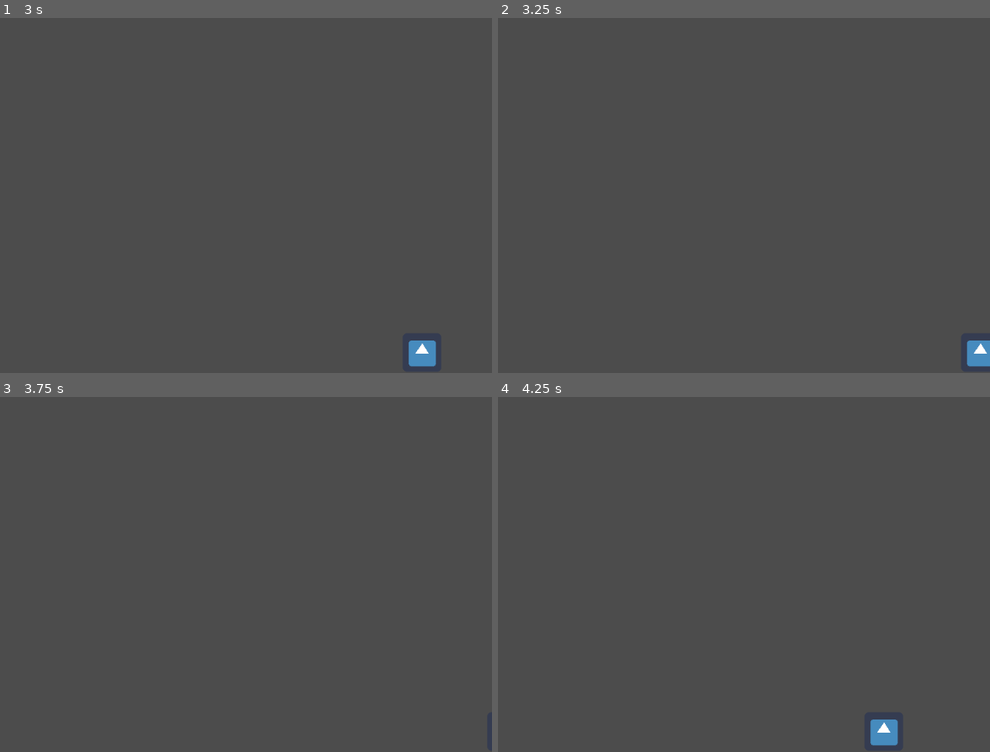
Above: before the commit, frames 1-4 (two rows, left to right).
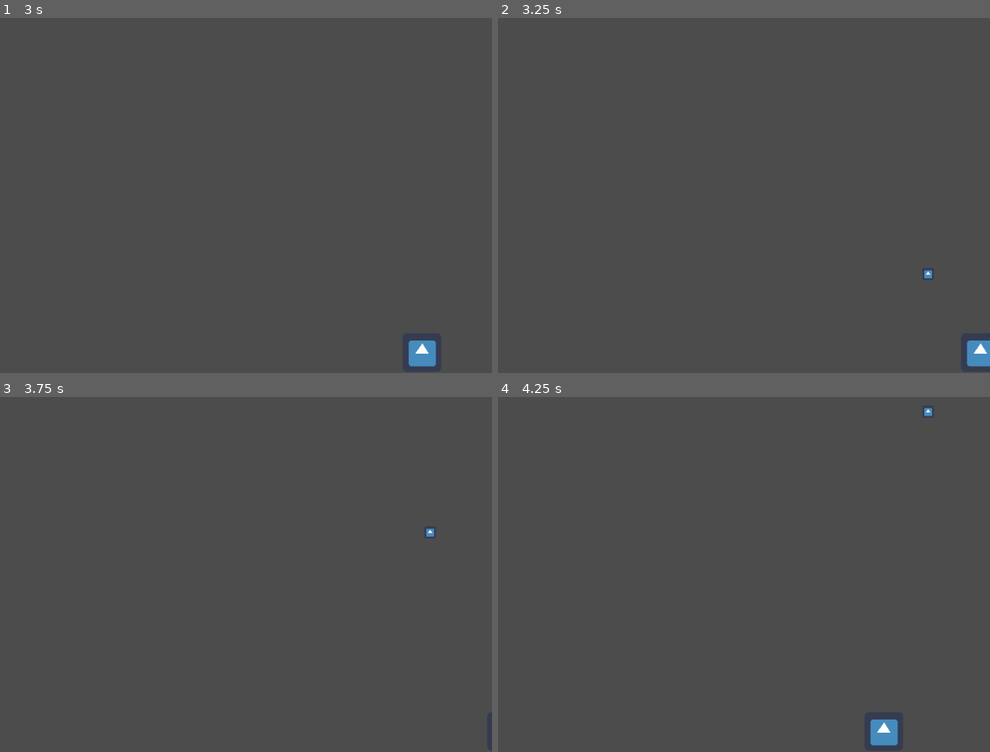
Above: after the commit, the same moments.

Repository: Santyru-C/space-invaders-clone
Game: Godot game, scene res://scenes/Main.tscn
The game is run twice, just before and just after one commit, with the same random seed, the same clock (stepped at 60 frames per second) and the same inputs. The project has no main scene, so this scene is started directly. The engine's default icon, where the game draws it, is replaced by a stand-in: a white triangle on a blue panel in a dark square.
Inputs:
- Up to frame 1 (3 s): tap Enter (ui_accept) at 0.5, 0.77, 1.52 s; hold Right (ui_right) 0.53-1.28 s; hold Left (ui_left) 1.28-2.03 s; hold Right (ui_right) from 2.03 s (still down)
- Up to frame 2 (3.25 s): keep holding Right (ui_right); tap Enter (ui_accept) at 3.02 s
- Up to frame 3 (3.75 s): release Right (ui_right) at 3.53 s; hold Left (ui_left) from 3.53 s (still down)
- Up to frame 4 (4.25 s): keep holding Left (ui_left); tap Enter (ui_accept) at 3.77 s

Frame 1 is identical in both runs. In frame 2, less than 0.1% of the frame differs, in the area x 86-89%, y 71-74%; in frame 3, less than 0.1%; in frame 4, less than 0.1%.

Commit message:
add child node

Diff:
--- a/project/scenes/actors/Proyectile.gd
+++ b/project/scenes/actors/Proyectile.gd
@@ -5,12 +5,10 @@
 
 func _physics_process(delta):
 	var velocity = direction * bullet_speed
-	var collision = move_and_collide(velocity * delta)
+	var _collision = move_and_collide(velocity * delta)
 
 func _ready():
 	pass # Replace with function body.
 
-
-# Called every frame. 'delta' is the elapsed time since the previous frame.
-#func _process(delta):
-#	pass
+func _on_VisibilityNotifier2D_screen_exited():
+	self.queue_free()
--- a/project/scenes/actors/Proyectile.tscn
+++ b/project/scenes/actors/Proyectile.tscn
@@ -20,3 +20,7 @@
 
 [node name="ProyectileShape" type="CollisionShape2D" parent="."]
 shape = SubResource( 1 )
+
+[node name="VisibilityNotifier2D" type="VisibilityNotifier2D" parent="."]
+
+[connection signal="screen_exited" from="VisibilityNotifier2D" to="." method="_on_VisibilityNotifier2D_screen_exited"]
